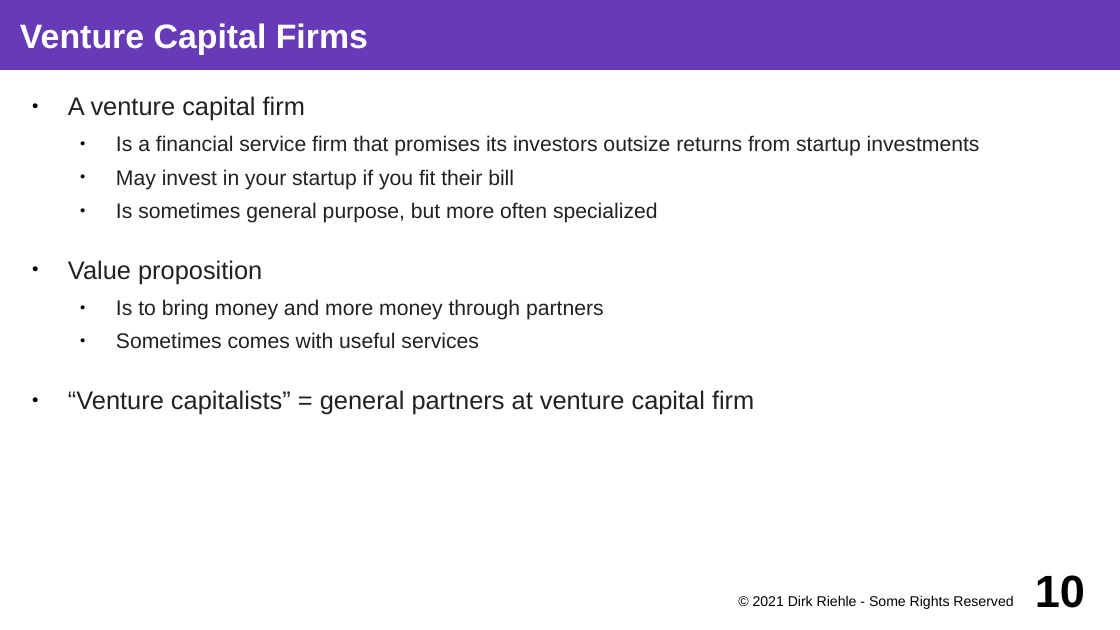
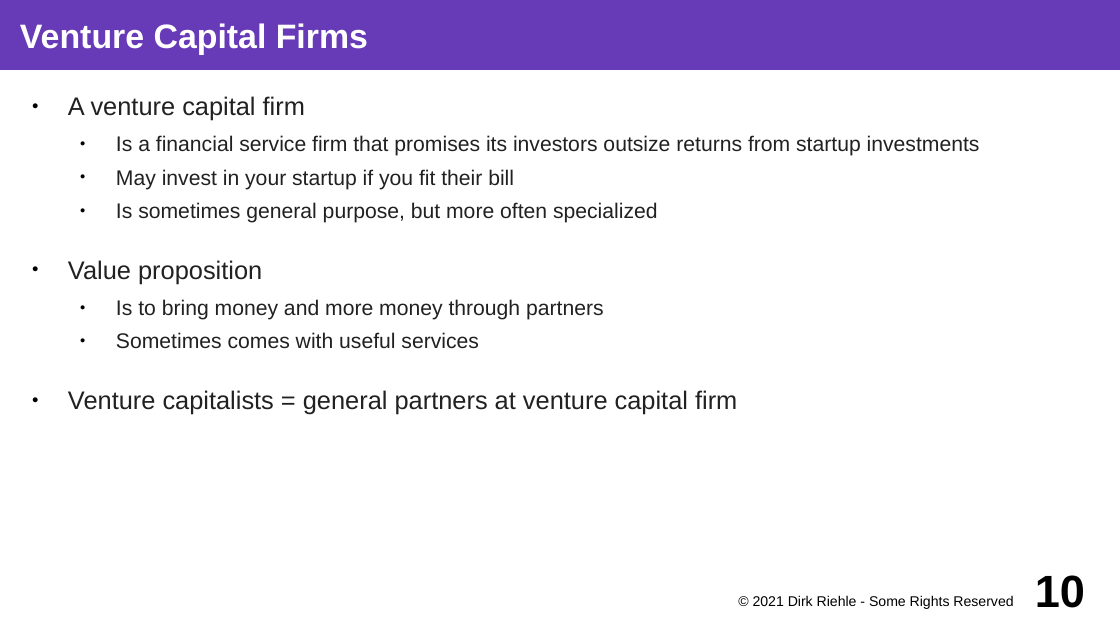
Before and after one commit to dirkriehle/coss-course, a slide deck: slide 10 of Lecture slides/COSS D04 - Startup Fundraising.odp. Drawn at 1120x630 pixels with LibreOffice and Linux fonts; fonts in the diff are those of the drawing. Boxes give left, top, right and bottom in pixels: in the first picture for what was removed or moved away, otherwise in the second. Text is boxed around its words. In the diff, an @@ line names an element or a change of style, - is before the commit and + after.

```diff
--- a/Lecture slides/COSS D04 - Startup Fundraising.odp
+++ b/Lecture slides/COSS D04 - Startup Fundraising.odp
@@ text at (68, 390, 737, 414): text changed @@
-● “Venture capitalists” = general partners at venture capital firm
+● Venture capitalists = general partners at venture capital firm
```
Also in this commit, not shown: 1 other slide changed, 3 other files.
